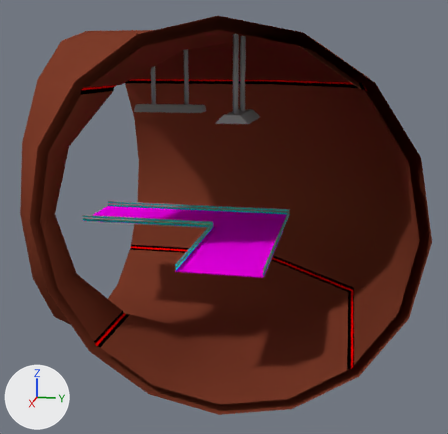
The Blender file VILE/Assets/Models/room_tunnel_corner.blend, before and after one commit.
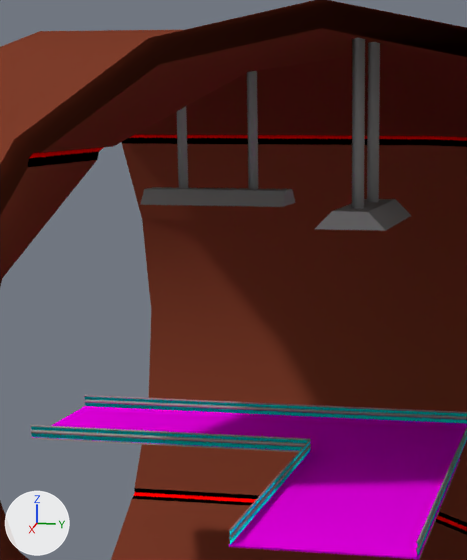
The first picture shows the older version from a camera (50 mm lens) standing at (17.92, 2.7, 4.55) and looking at (0.56, -0.77, 0.21). The close-ups show both versions on the part from 15% to 64% of the width and 4% to 64% of the height of that picture; other places that the commit changed are outside them. The lights are fixed; the arrows at lower left show +X, +Y and +Z.

Objects in the first close-up: 'Light 2', 'Light 2.001', 'Platform', 'Rails ', 'Tunnel'.
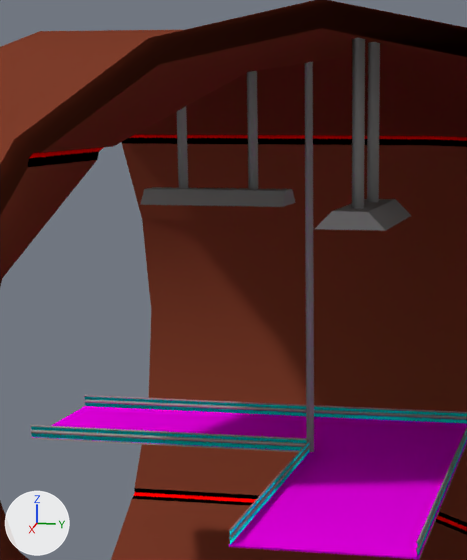
What differs and where, as boxes (x1, y1, x2, y2) in the close-ups (467 x 560 px):
'Rails ', reshaped: before (31, 395, 467, 551); after (31, 62, 467, 551)
part 1 of me_cube_003, added: after (304, 62, 314, 452)

Patch to the scene script:
```diff
--- a/VILE/Assets/Models/room_tunnel_corner.blend.py
+++ b/VILE/Assets/Models/room_tunnel_corner.blend.py
@@ me_cube_003 @@
 # used by ob_rails; location = (0.0, 0.0, 0.0)
-me_cube_003.from_pydata(...)  # 72 vertices, 32 faces, 8 loose edges; spans x -1.01..5.0, y -5.0..1.01, z 0.05..0.17
+me_cube_003.from_pydata(...)  # 98 vertices, 48 faces, 8 loose edges; spans x -1.05..5.0, y -5.0..1.05, z -0.03..5.2
+# me_cube_003 part 1: a new loose piece of 13 vertices spanning x 0.95..1.05, y -1.05..-0.95, z -0.03..5.2, in mat_metal (its picture is missing)
 me_cube_003.materials.append(mat_metal)
```
